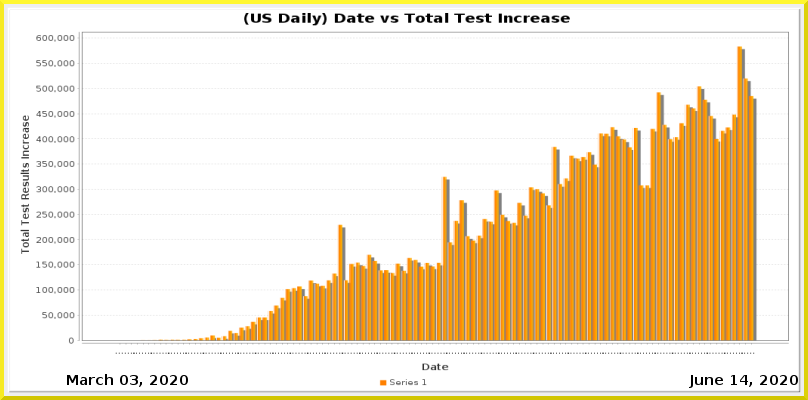
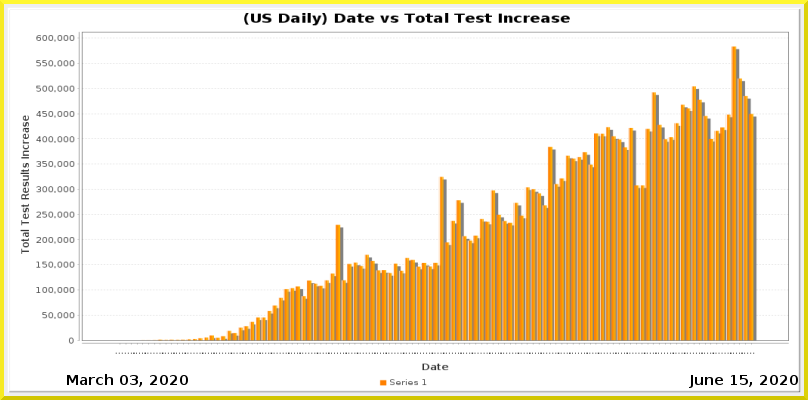
Two versions of the same layered image (808 x 400). Layer-by-layer changes:
painted on "Current Date" over [740, 375, 748, 385]
painted on "Date_vs_TestIncrease.png" over [141, 46, 757, 354]
